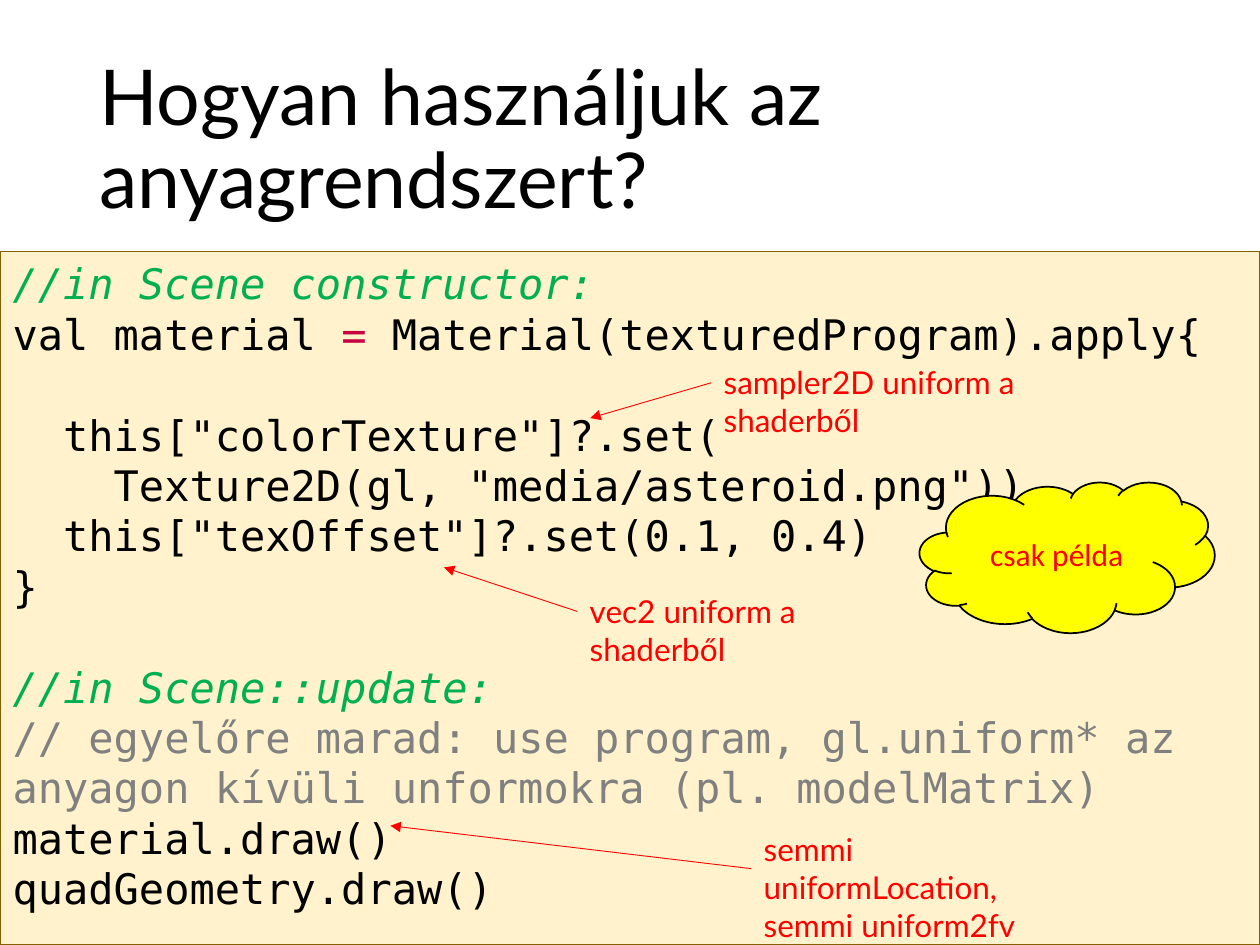
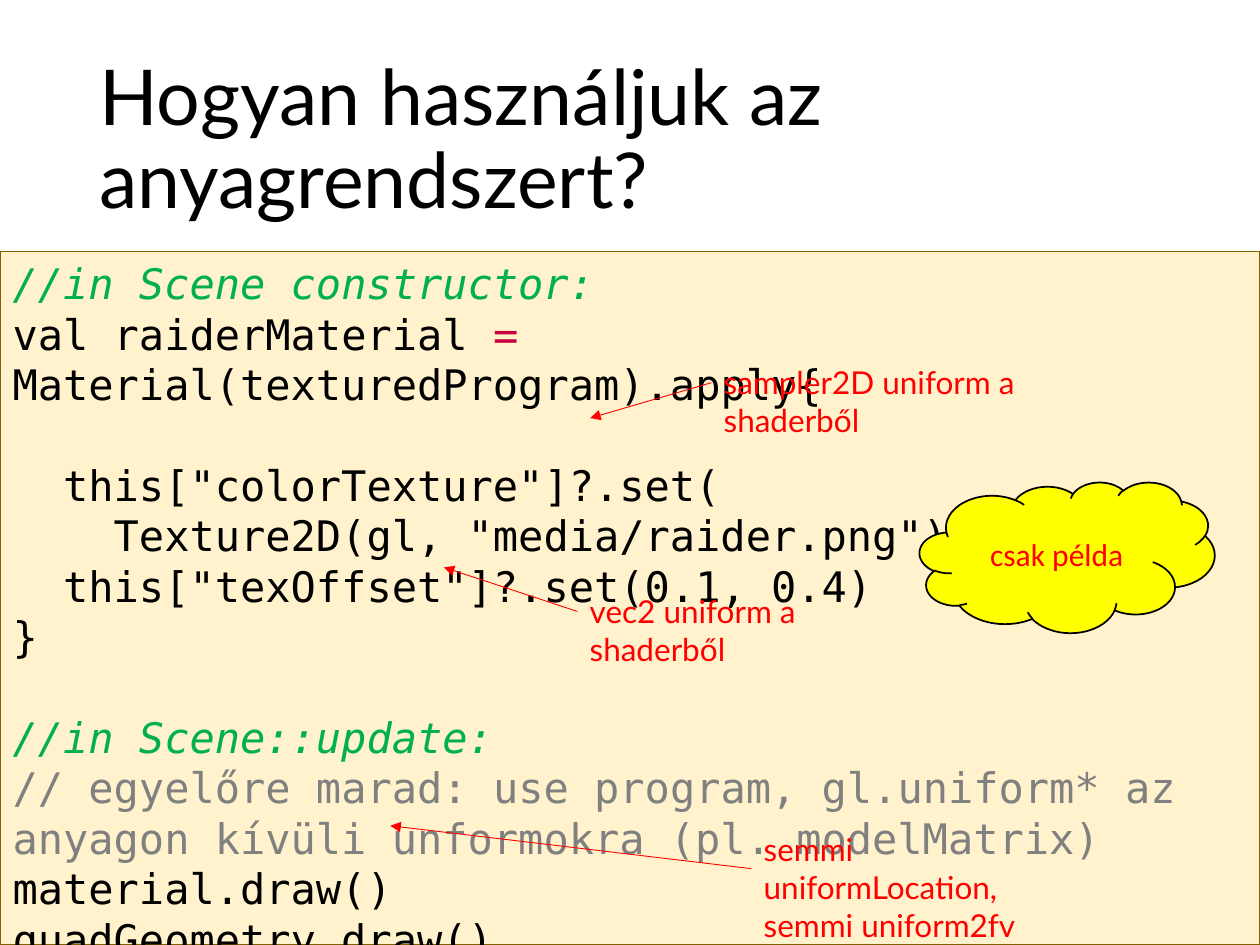
Before and after one commit to szecsi/kogfactory, a slide deck: slide 7 of projects/kog.3gr.020-gom/lab.pptx. Drawn at 1260x945 pixels with LibreOffice and Linux fonts; fonts in the diff are those of the drawing. Boxes give left, top, right and bottom in pixels: in the first picture for what was removed or moved away, otherwise in the second. Text is boxed around its words. In the diff, an @@ line names an element or a change of style, - is before the commit and + after.

```diff
--- a/projects/kog.3gr.020-gom/lab.pptx
+++ b/projects/kog.3gr.020-gom/lab.pptx
@@ text at [13, 318, 822, 410]: text changed @@
-val material = Material(texturedProgram).apply{
+val raiderMaterial = Material(texturedProgram).apply{
@@ text at [114, 517, 974, 561]: text changed @@
-Texture2D(gl, "media/asteroid.png"))
+Texture2D(gl, "media/raider.png"))
```
Also in this commit, not shown: 13 other slides changed, 1 slide added, 21 other files.
